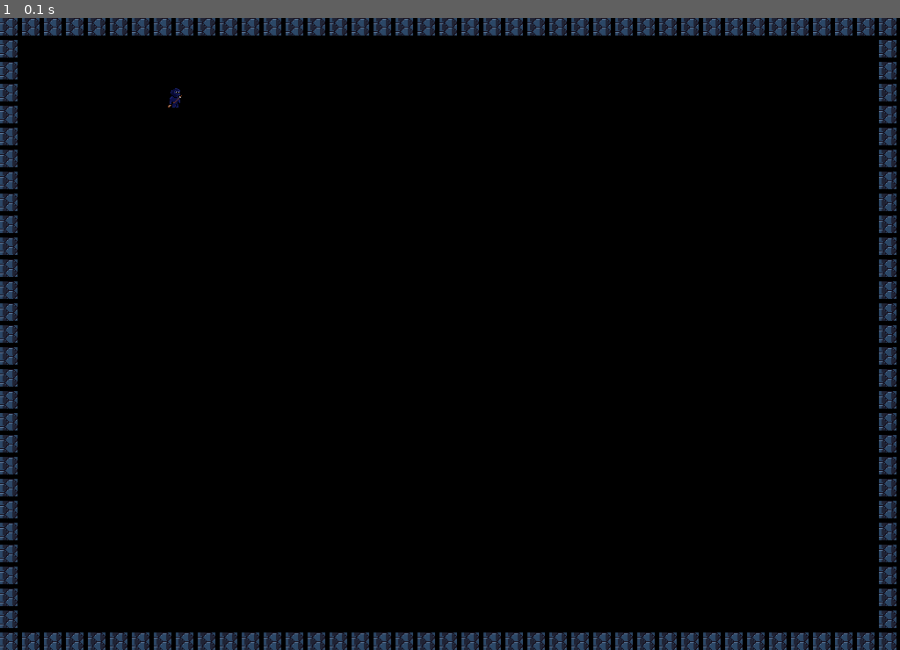
Above: before the commit, frame 1.
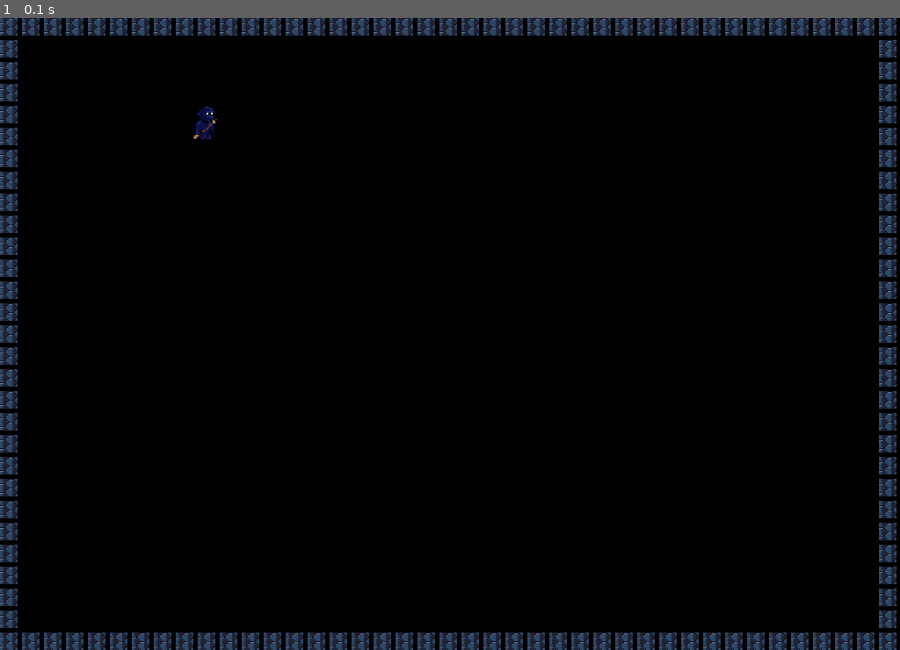
Above: after the commit, the same moment.

Repository: insper-classroom/devlife-23-1-projeto-pygame-gustavoc_sarti
Game: pygame game, started from main.py
Two runs of this game, one before a commit and one after it. Both use one fixed random seed, a clock stepped at 60 frames per second and the inputs below.
Inputs:
- Up to frame 1 (0.1 s): no input

The runs differ from the first frame. In frame 1, 0.1% of the frame differs, in the area x 18-25%, y 11-20%.

Commit message:
tamanho do player ajustado

Diff:
--- a/sprites/player.py
+++ b/sprites/player.py
@@ -6,7 +6,7 @@
 
         super().__init__(group)
         player = pyg.image.load('assets/images/players/player_01-pre_dash.png')
-        self.image = pyg.transform.scale(player, (100, 100))
+        self.image = pyg.transform.scale(player, (169, 169))
         self.rect = self.image.get_rect(topleft = position) #posicao sera igual ao ponto de origem do retangulo
 
         self.direction = pyg.math.Vector2(0, 0)
